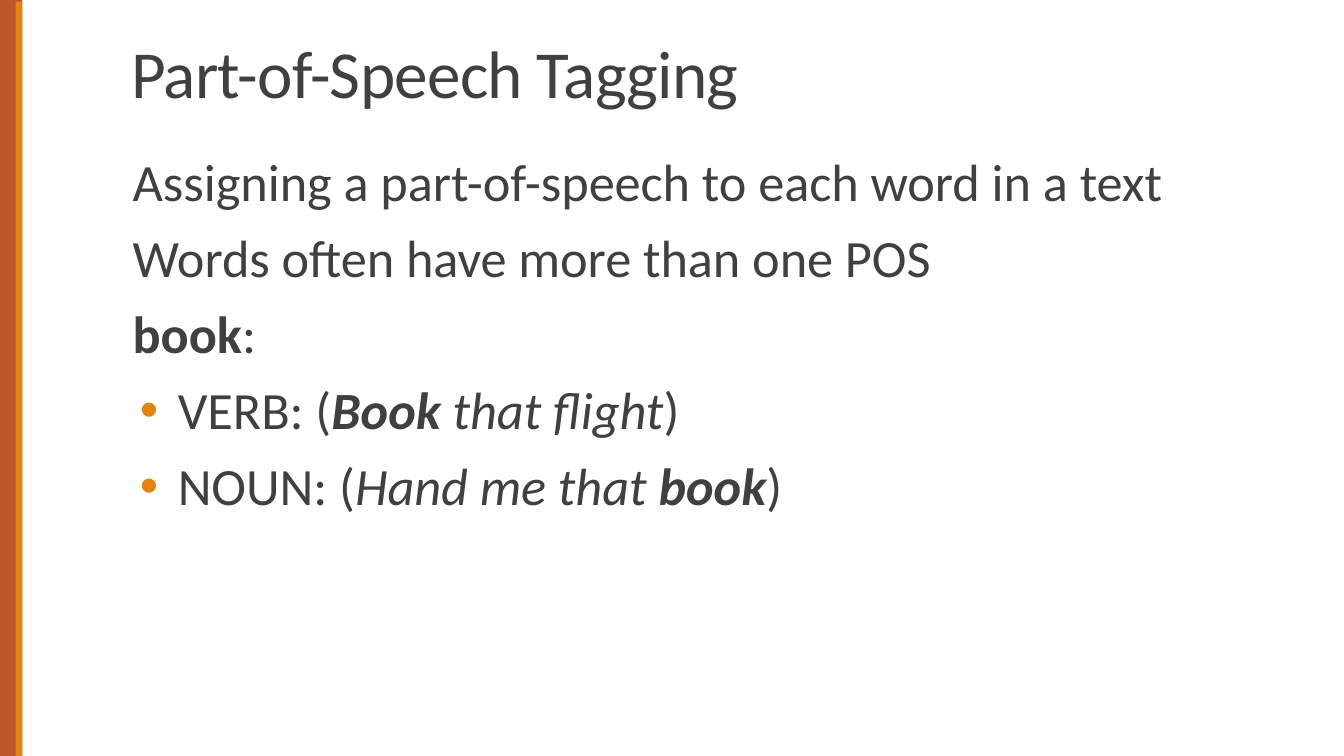
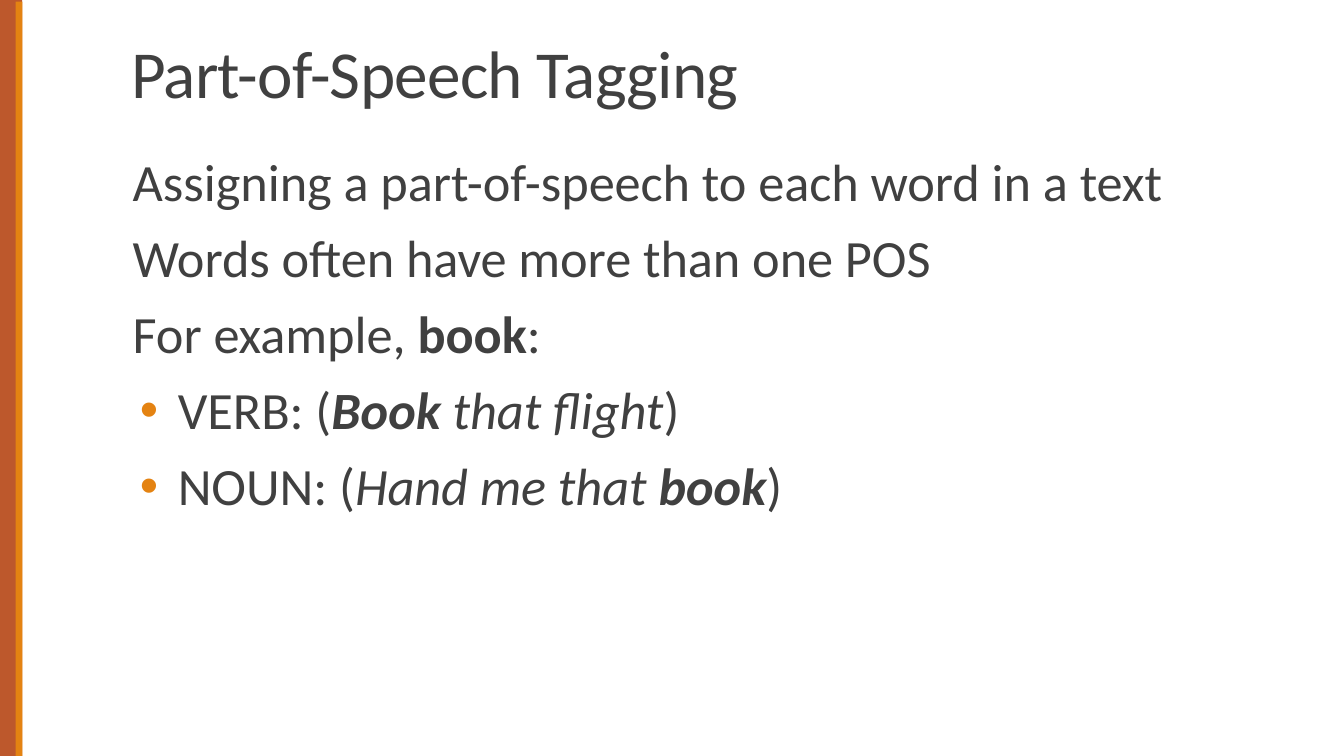
Before and after one commit to chriswjh/chriswjh.github.io, a slide deck: slide 8 of NLP_TM/17-POSNER.pptx. Drawn at 1344x756 pixels with LibreOffice and Linux fonts; fonts in the diff are those of the drawing. Boxes give left, top, right and bottom in pixels: in the first picture for what was removed or moved away, otherwise in the second. Text is boxed around its words. In the diff, an @@ line names an element or a change of style, - is before the commit and + after.

```diff
--- a/NLP_TM/17-POSNER.pptx
+++ b/NLP_TM/17-POSNER.pptx
@@ text at (x1=133, y1=316, x2=541, y2=362): text changed; bold off @@
-book:
+For example, book:
```
Also in this commit, not shown: 14 other slides changed, 4 other files.
